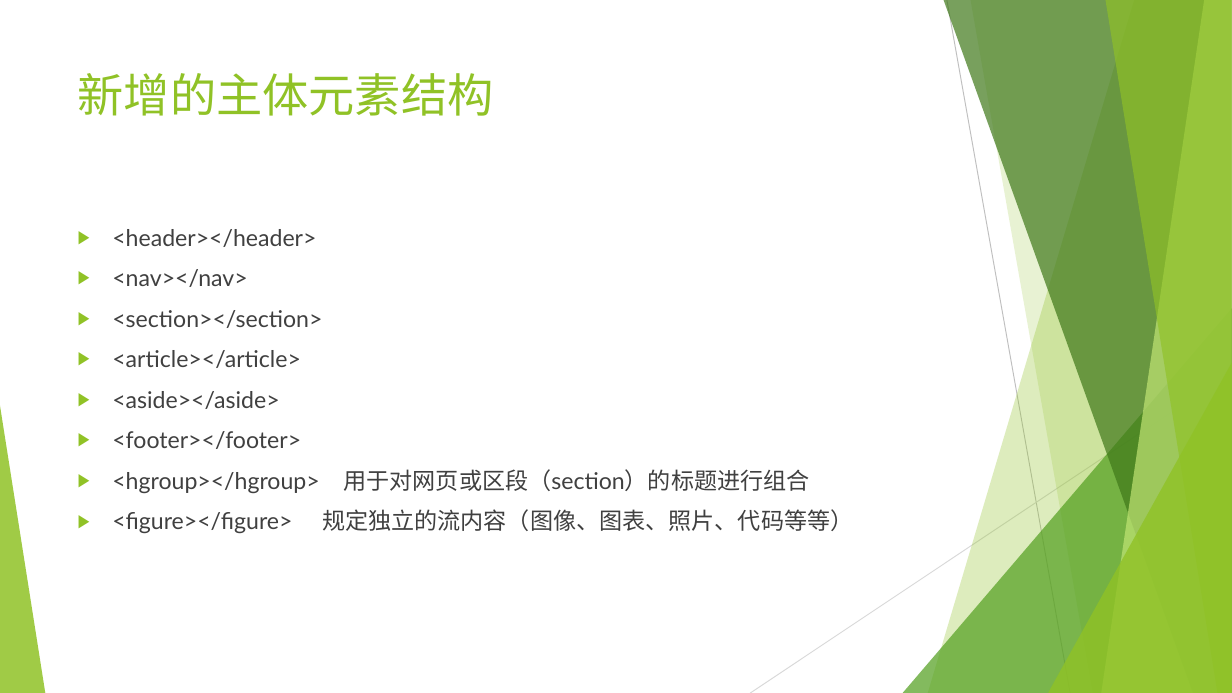
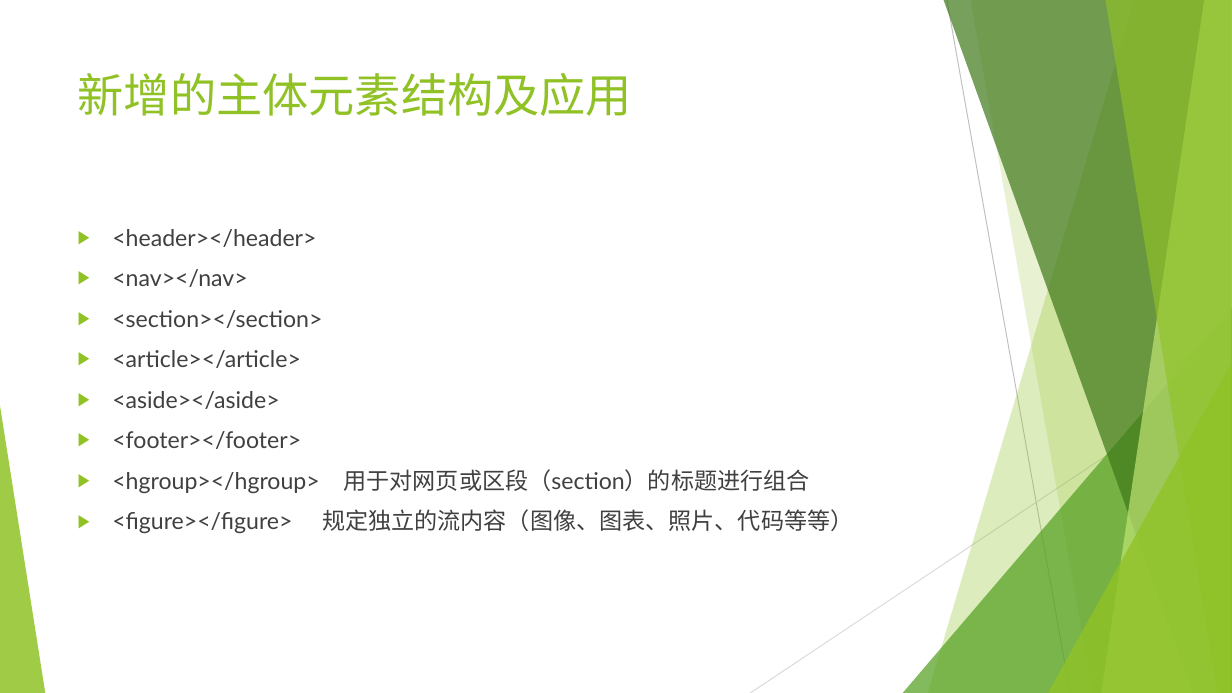
Before and after one commit to Guoye/Neusoft, a slide deck: slide 5 of lesson_HTML5/2.HTML5基础/2.HTML5基础.pptx. Drawn at 1232x693 pixels with LibreOffice and Linux fonts; fonts in the diff are those of the drawing. Boxes give left, top, right and bottom in pixels: in the first picture for what was removed or moved away, otherwise in the second. Text is boxed around its words. In the diff, an @@ line names an element or a change of style, - is before the commit and + after.

```diff
--- a/lesson_HTML5/2.HTML5基础/2.HTML5基础.pptx
+++ b/lesson_HTML5/2.HTML5基础/2.HTML5基础.pptx
@@ title at (78,73,632,116): text changed @@
-新增的主体元素结构
+新增的主体元素结构及应用
```
Also in this commit, not shown: 2 other slides changed, 2 slides added, 6 other files.
